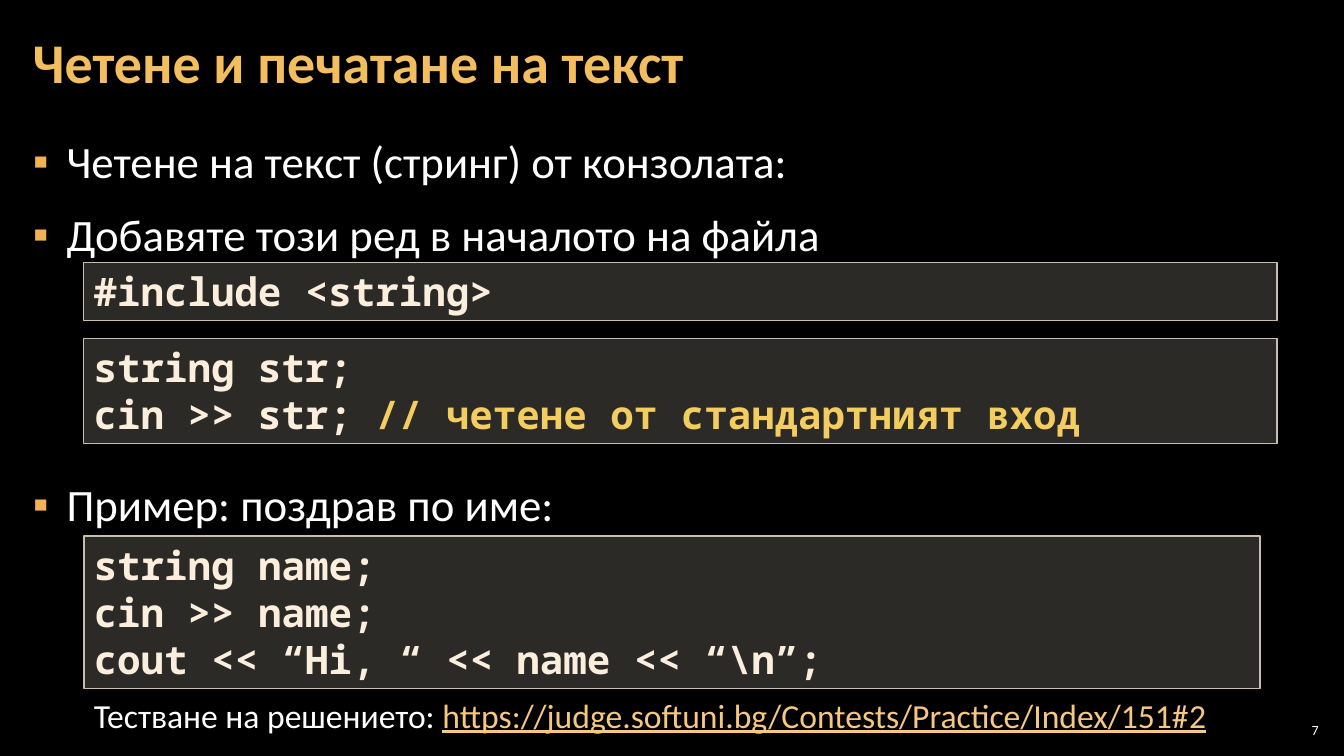
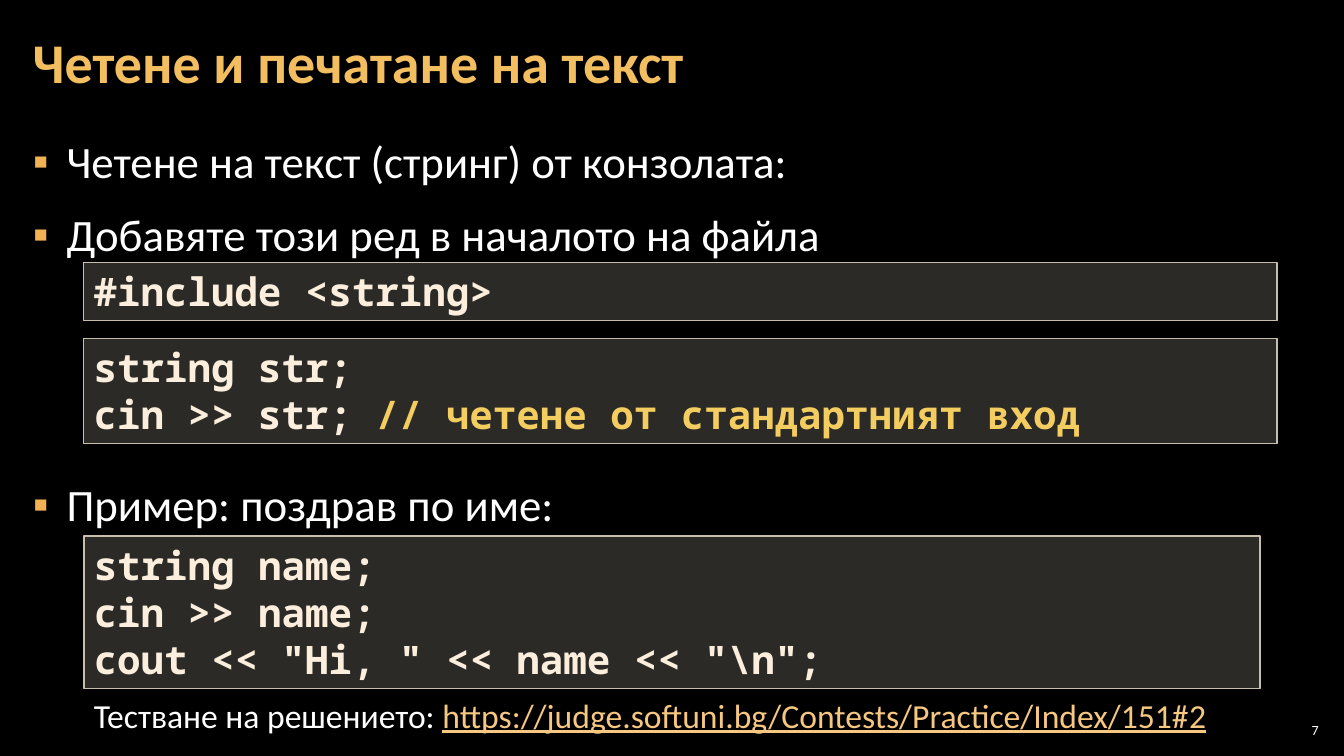
Before and after one commit to Software-University/C-plus-plus, a slide deck: slide 7 of 2. Simple-Calculations/2. Simple-Calculations.pptx. Drawn at 1344x756 pixels with LibreOffice and Linux fonts; fonts in the diff are those of the drawing; background and template pictures are left out. Boxes give left, top, right and bottom in pixels: in the first picture for what was removed or moved away, otherwise in the second. Text is boxed around its words. In the diff, an @@ line names an element or a change of style, - is before the commit and + after.

```diff
--- a/2. Simple-Calculations/2. Simple-Calculations.pptx
+++ b/2. Simple-Calculations/2. Simple-Calculations.pptx
@@ text in rectangle at <box>94,643,821,680</box>: text changed @@
-cout << “Hi, “ << name << “\n”;
+cout << "Hi, " << name << "\n";
```
Also in this commit, not shown: 10 other slides changed, 5 other files.
